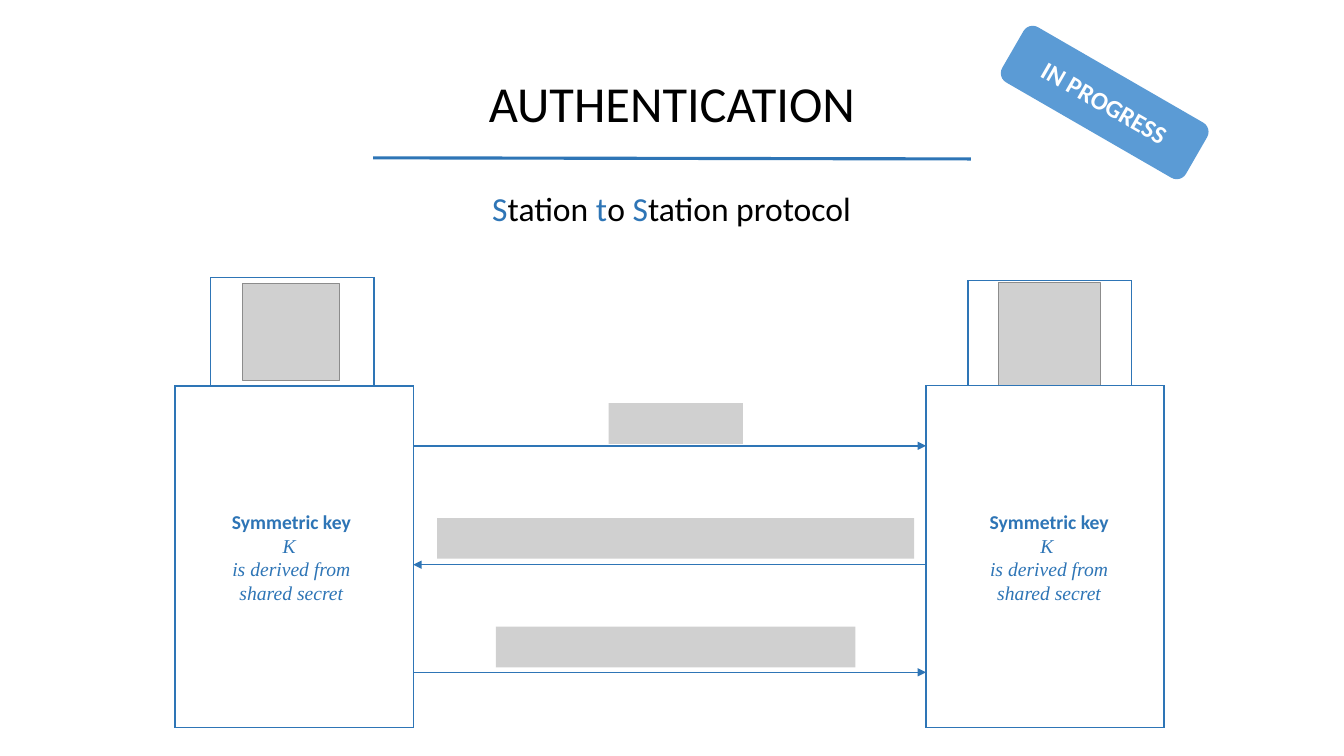
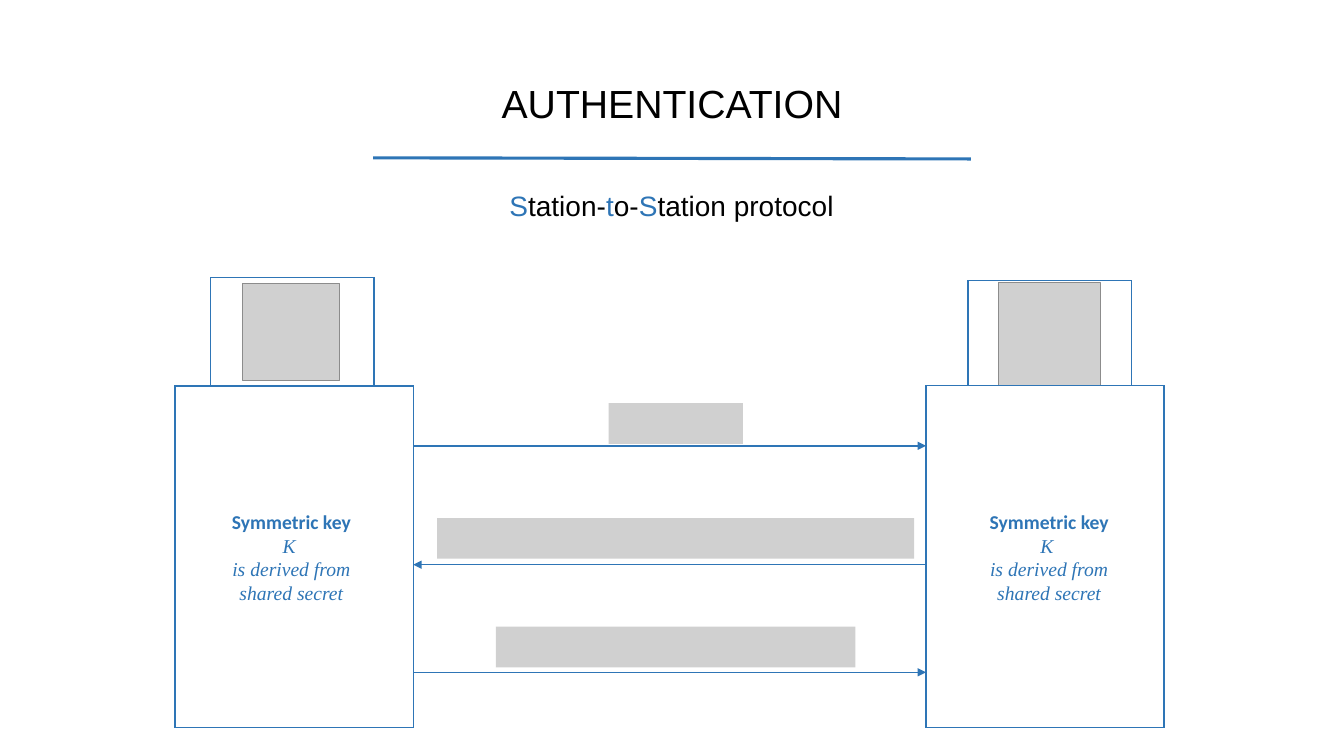
Before and after one commit to m-peko/SecureBLE, a slide deck: slide 5 of docs/SecureBLE.pptx. Drawn at 1344x756 pixels with LibreOffice and Linux fonts; fonts in the diff are those of the drawing; grey boxes stand for pictures. Boxes give left, top, right and bottom in pixels: in the first picture for what was removed or moved away, otherwise in the second. Text is boxed around its words. In the diff, an @@ line names an element or a change of style, - is before the commit and + after.

```diff
--- a/docs/SecureBLE.pptx
+++ b/docs/SecureBLE.pptx
@@ rounded rectangle removed at <box>997,22,1213,183</box> @@
-IN PROGRESS
@@ text "AUTHENTICATION" at <box>502,90,843,119</box>: size 36 to 28 pt, font Calibri to Arial @@
@@ text at <box>509,195,834,221</box>: text changed; size 24 to 20 pt; font Calibri to Arial @@
-Station to Station protocol
+Station-to-Station protocol
```
Also in this commit, not shown: 7 other slides changed, 4 slides added, 15 other files.
